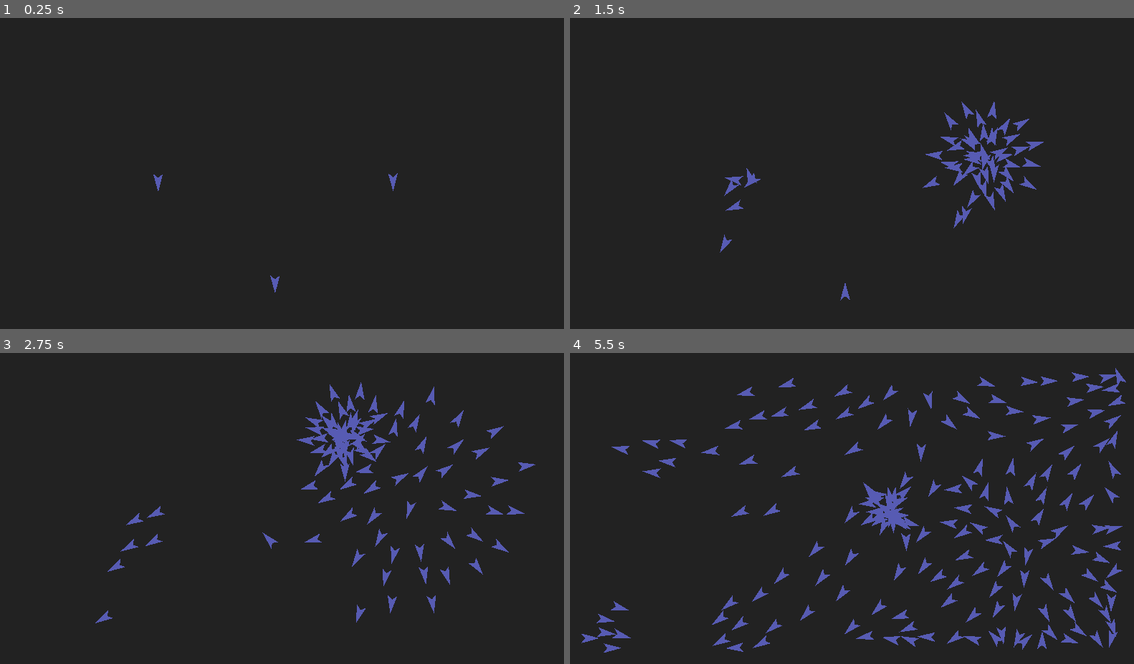
Above: before the commit, frames 1-4 (two rows, left to right).
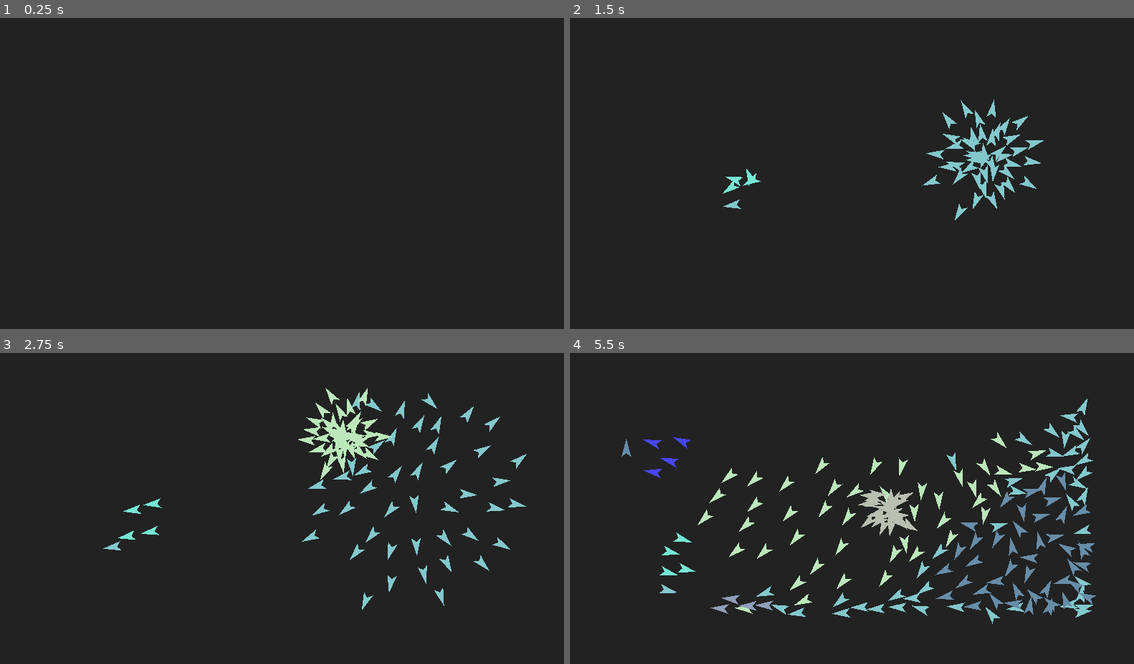
Above: after the commit, the same moments.

Repository: blinry/boids
Game: Godot game, scene res://main.tscn
The game is run twice, just before and just after one commit, with the same random seed, the same clock (stepped at 60 frames per second) and the same inputs.
Inputs (mouse positions are in pixels of both pictures, inside the frame that each line leads up to):
- Up to frame 1 (0.25 s): no input
- Up to frame 2 (1.5 s): tap Enter at 0.5 s; move the mouse to (981, 154) at 0.52 s; press the mouse at (981, 154) at 0.53 s; move the mouse to (739, 189) at 1.27 s; release the mouse at (739, 189) at 1.28 s; click (739, 189) at 1.35 s
- Up to frame 3 (2.75 s): move the mouse to (344, 436) at 2.02 s; press the mouse at (344, 436) at 2.03 s
- Up to frame 4 (5.5 s): move the mouse to (829, 570) at 2.77 s; release the mouse at (829, 570) at 2.78 s; click (829, 570) at 2.85 s; move the mouse to (1026, 555) at 3.52 s; press the mouse at (1026, 555) at 3.53 s; move the mouse to (682, 458) at 4.27 s; release the mouse at (682, 458) at 4.28 s; click (682, 458) at 4.35 s; move the mouse to (885, 508) at 5.02 s; press the mouse at (885, 508) at 5.03 s

The runs differ from the first frame. In frame 1, 0.1% of the frame differs, in the area x 27-71%, y 49-89%; in frame 2, 2.4%; in frame 3, 5.2%; in frame 4, 12%, in the area x 2-99%, y 4-97%.

Commit message:
Random color on each click

Diff:
--- a/boid.gd
+++ b/boid.gd
@@ -2,8 +2,11 @@
 
 var velocity = Vector2(0, 100)
 
+func _ready():
+	$Timer.wait_time = rand_range(10, 20)
+	$Timer.start()
+
 func _process(delta):
-	#velocity += cohesion()*0.01
 	velocity += separation()*4
 	velocity += alignment()*0.05
 
@@ -48,12 +51,16 @@
 func edge_avoid():
 	var screen_size = get_viewport_rect().size
 	var change = Vector2.ZERO
-	if position.x < 100:
+	var edge = 200
+	if position.x < edge:
 		change += Vector2(1, 0)
-	if position.y < 100:
+	if position.y < edge:
 		change += Vector2(0, 1)
-	if position.x > screen_size.x-100:
+	if position.x > screen_size.x-edge:
 		change += Vector2(-1, 0)
-	if position.y > screen_size.y-100:
+	if position.y > screen_size.y-edge:
 		change += Vector2(0, -1)
 	return change
+
+func die():
+	queue_free()
--- a/boid.tscn
+++ b/boid.tscn
@@ -16,7 +16,7 @@
 ]]
 script = ExtResource( 1 )
 
-[node name="Polygon2D" type="Polygon2D" parent="."]
+[node name="Shape" type="Polygon2D" parent="."]
 rotation = 1.5708
 scale = Vector2( 0.5, 0.5 )
 color = Color( 0.345098, 0.360784, 0.705882, 1 )
@@ -43,3 +43,7 @@
 
 [node name="CollisionShape2D" type="CollisionShape2D" parent="CohesionVision"]
 shape = SubResource( 2 )
+
+[node name="Timer" type="Timer" parent="."]
+wait_time = 5.0
+[connection signal="timeout" from="Timer" to="." method="die"]
--- a/main.gd
+++ b/main.gd
@@ -1,9 +1,14 @@
 extends Node2D
 
 var last_pos
+var color = Color(0.2, 0.2, 0.8)
 
 func _ready():
 	pass
+
+func _input(event):
+	if event is InputEventMouse and event.is_pressed():
+		color = Color(rand_range(0.2, 1), rand_range(0.2, 1), rand_range(0.2, 1))
 
 func _process(delta):
 	var m = get_global_mouse_position()
@@ -12,6 +17,6 @@
 		var width = 50
 		pod.position = m + Vector2(rand_range(-width, width), rand_range(-width, width))
 		pod.velocity = rand_range(200, 300)*(m - last_pos).normalized()
-		#pod.velocity = Vector2(rand_range(-300, 300), rand_range(-300, 300))
+		pod.find_node("Shape").color = color
 		add_child(pod)
 	last_pos = m
--- a/main.tscn
+++ b/main.tscn
@@ -1,6 +1,5 @@
-[gd_scene load_steps=3 format=2]
+[gd_scene load_steps=2 format=2]
 
-[ext_resource path="res://boid.tscn" type="PackedScene" id=1]
 [ext_resource path="res://main.gd" type="Script" id=2]
 
 [node name="Main" type="Node2D"]
@@ -14,14 +13,3 @@
 "_edit_lock_": true,
 "_edit_use_anchors_": false
 }
-
-[node name="Boid" parent="." instance=ExtResource( 1 )]
-position = Vector2( 1316.54, 543.347 )
-
-[node name="Boid2" parent="." instance=ExtResource( 1 )]
-position = Vector2( 529.887, 545.726 )
-rotation = 0.731293
-
-[node name="Boid3" parent="." instance=ExtResource( 1 )]
-position = Vector2( 921.411, 886.366 )
-rotation = -0.364774
